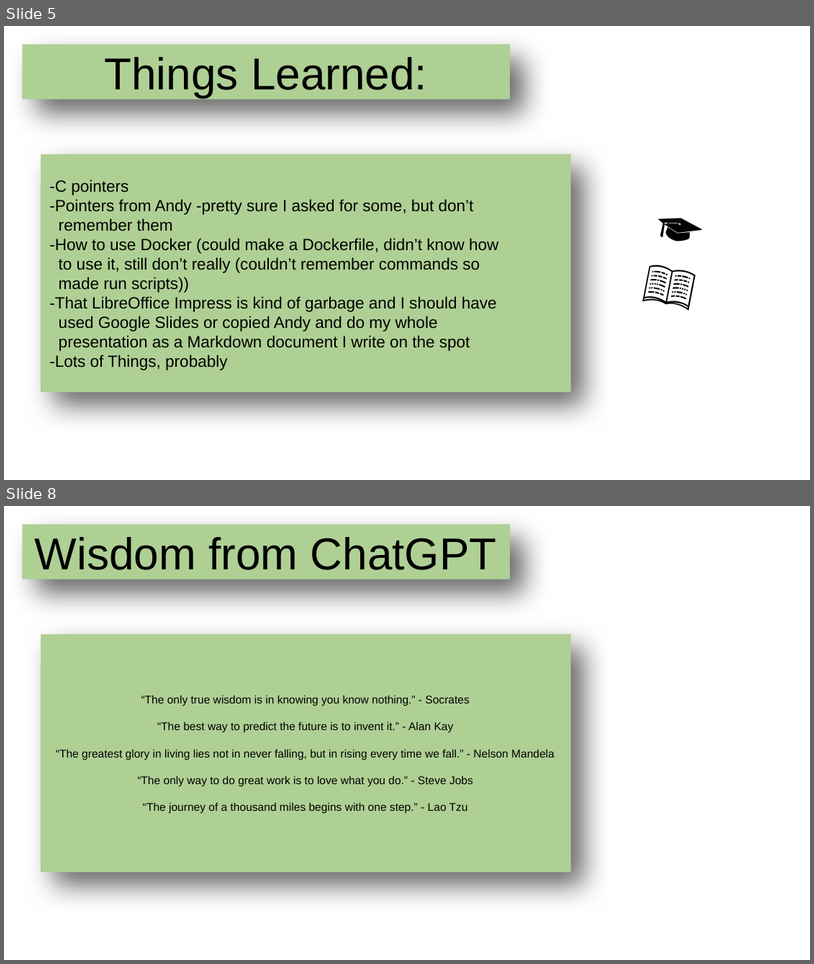
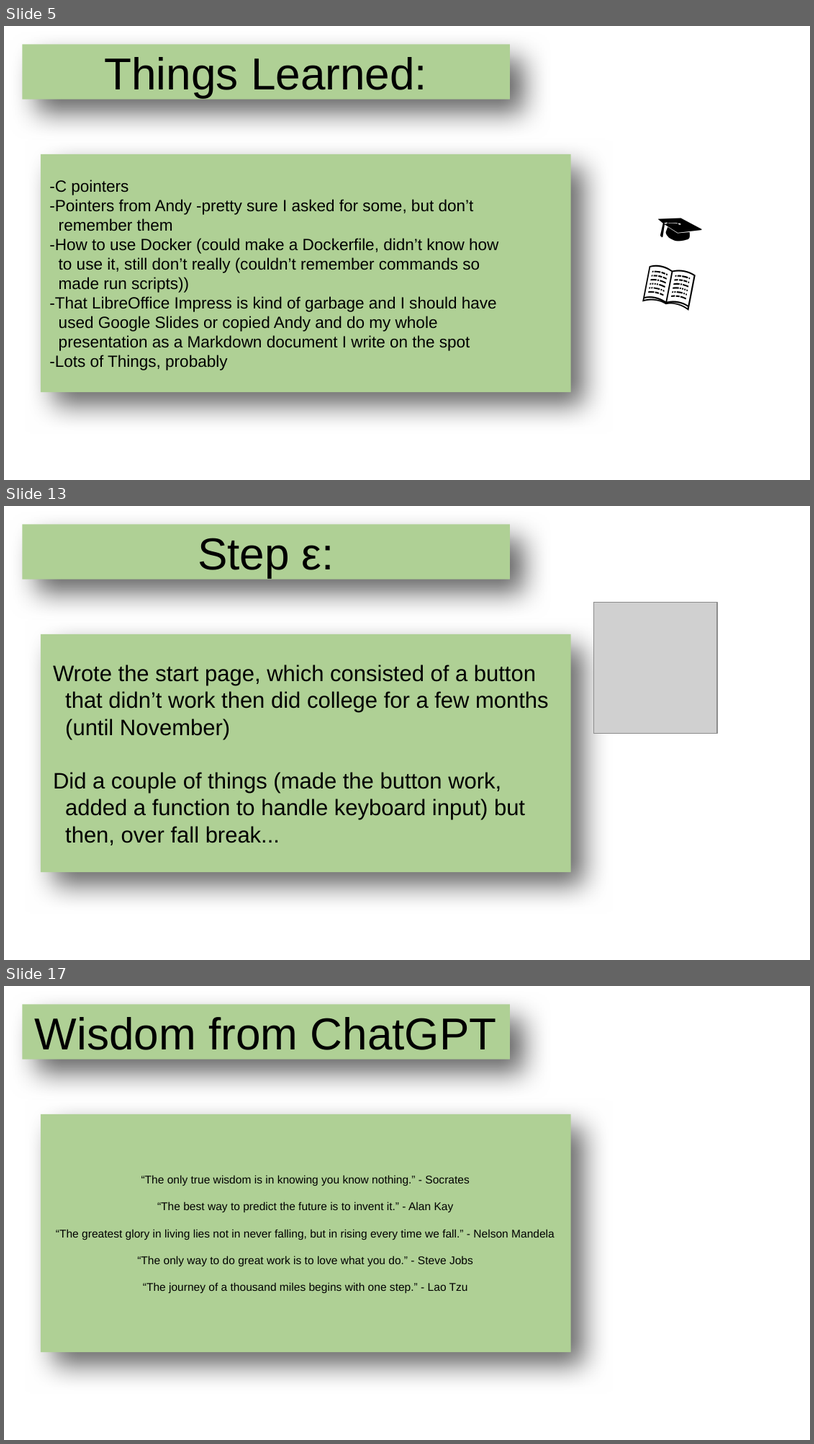
Before and after one commit to echoofskyz/ugrproj, a slide deck: docs/presentation.odp. Shown one above the other, each under a label of ours: slides 5 and 8 before the commit, slides 5, 13 and 17 after it; the slides between them are not shown. The pictures are 814x964 and 814x1444 pixels, drawn with LibreOffice and Linux fonts; fonts in the diff are those of the drawing; grey boxes stand for pictures; background and template pictures are left out. Boxes give left, top, right and bottom in pixels: in the first picture for what was removed or moved away, otherwise in the second. Text is boxed around its words. In the diff, an @@ line names an element or a change of style, - is before the commit and + after.

```diff
--- a/docs/presentation.odp
+++ b/docs/presentation.odp
@@ slide 13 added at <box>4,506,810,960</box>, background picture (left out) @@
@@ title added at <box>22,524,510,579</box>, fill #AFD095, 44 pt, text #000000 @@
+Step ε:
@@ picture added at <box>594,602,718,733</box> @@
@@ title added at <box>41,634,571,872</box>, fill #AFD095, 22 pt, text #000000 @@
+Wrote the start page, which consisted of a button
+that didn’t work then did college for a few months
+(until November)
+Did a couple of things (made the button work,
+added a function to handle keyboard input) but
+then, over fall break...
@@ what was slide 8 is now slide 17 @@
```
Also in this commit, not shown: 2 slides changed, 9 other slides added, 1 slide removed, 2 other files.
